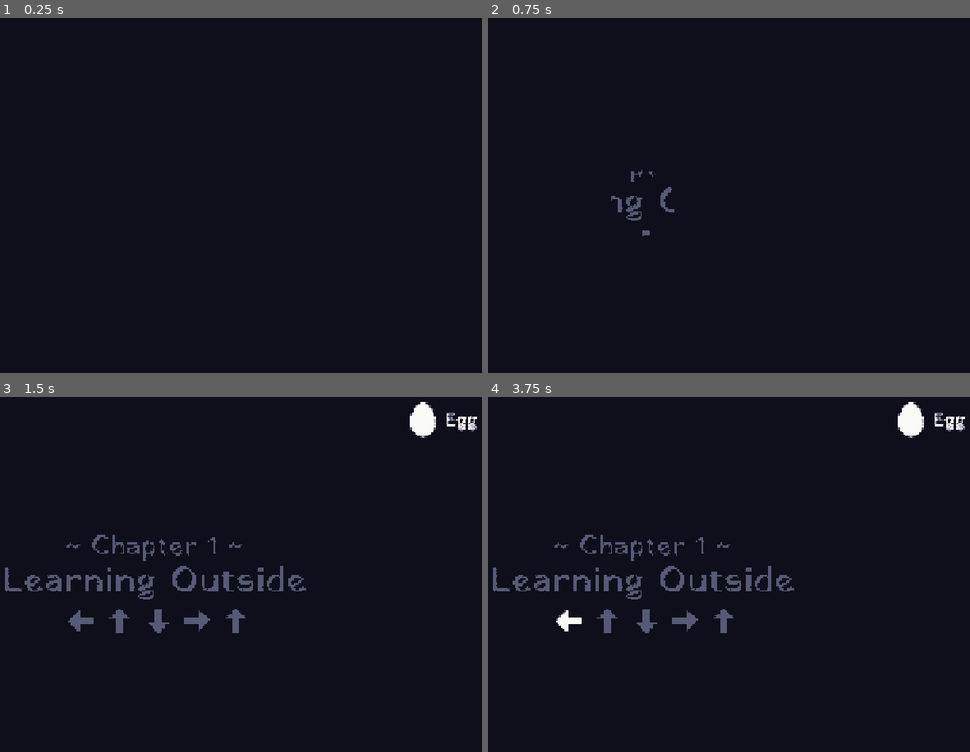
Above: before the commit, frames 1-4 (two rows, left to right).
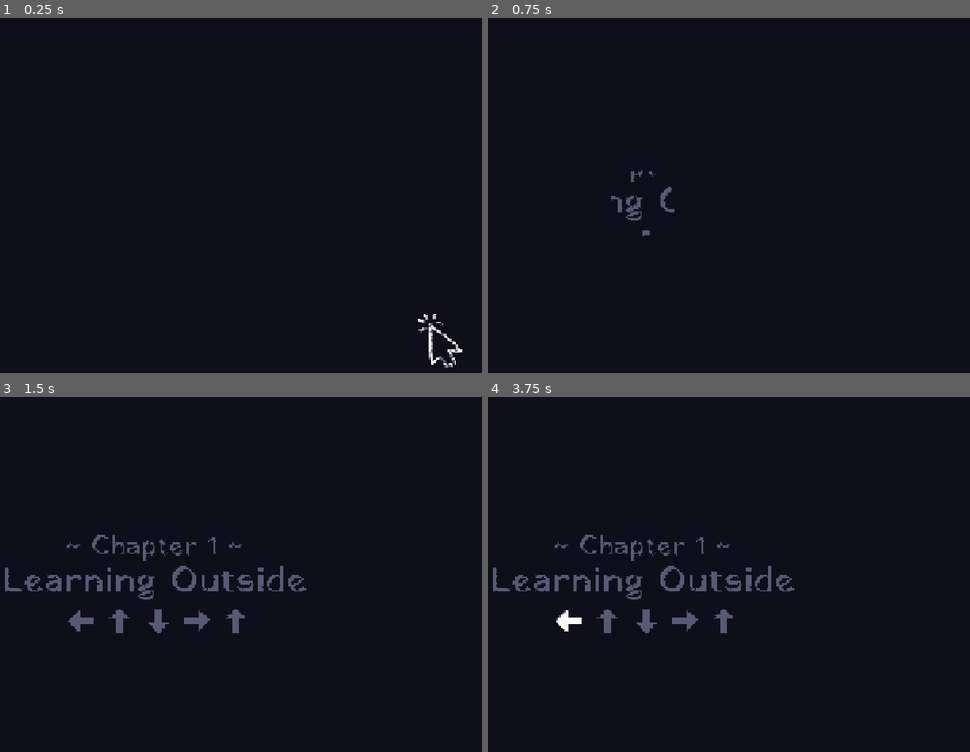
Above: after the commit, the same moments.

Repository: eumsmo/jogo-20secs
Game: Godot game, scene res://scenes/game_holder.tscn
The game is run twice, just before and just after one commit, with the same random seed, the same clock (stepped at 60 frames per second) and the same inputs.
Inputs (mouse positions are in pixels of both pictures, inside the frame that each line leads up to):
- Up to frame 1 (0.25 s): no input
- Up to frame 2 (0.75 s): tap Enter at 0.5 s; move the mouse to (786, 184) at 0.52 s; hold D (right) from 0.53 s (still down); click (786, 184) at 0.67 s
- Up to frame 3 (1.5 s): release D (right) at 1.25 s; drag from (24, 599) to (120, 656) at 1.27 s
- Up to frame 4 (3.75 s): tap Space at 2, 3.5 s; move the mouse to (704, 499) at 2.02 s; hold D (right) 2.03-2.75 s; click (704, 499) at 2.17 s; tap Enter at 2.75 s; drag from (608, 656) to (outside the picture) at 2.77 s; move the mouse to (839, 638) at 3.52 s; hold A (left) from 3.53 s (still down); click (839, 638) at 3.67 s

The runs differ from the first frame. In frame 1, 0.3% of the frame differs, in the area x 86-96%, y 83-99%; in frame 2, nothing differs; in frame 3, 0.6%, in the area x 85-99%, y 1-12%; in frame 4, 0.6%.

Commit message:
🏁 Final
Eh amigos perdi o prazo mais uma vez

Diff:
--- a/scenes/game_holder.tscn
+++ b/scenes/game_holder.tscn
@@ -25,9 +25,7 @@
 [ext_resource type="Texture2D" uid="uid://cqsgx0ii5wjbs" path="res://resources/sprites/circleish.png" id="18_yh8me"]
 [ext_resource type="Script" uid="uid://bkvypxuckxda3" path="res://scripts/ui/chapter_listing.gd" id="19_cei74"]
 [ext_resource type="Texture2D" uid="uid://b2vh4tx306dlt" path="res://resources/sprites/arrow_ui.png" id="19_j7bs0"]
-[ext_resource type="Texture2D" uid="uid://c806x075t6ufi" path="res://resources/sprites/egg.png" id="25_cgdp6"]
-[ext_resource type="Script" uid="uid://cuhii717svn2j" path="res://scripts/only_if_marker.gd" id="26_vjgx8"]
-[ext_resource type="Resource" uid="uid://dop2sdlsuhnrw" path="res://resources/progress/phase1/got_the_egg.tres" id="27_c7cwp"]
+[ext_resource type="Texture2D" uid="uid://dq82l0icg64rp" path="res://resources/sprites/click.png" id="24_cgdp6"]
 
 [sub_resource type="CanvasItemMaterial" id="CanvasItemMaterial_ljqmr"]
 blend_mode = 3
@@ -62,10 +60,6 @@
 [sub_resource type="LabelSettings" id="LabelSettings_j7bs0"]
 font = ExtResource("6_xj5ry")
 font_size = 38
-
-[sub_resource type="LabelSettings" id="LabelSettings_57qmd"]
-font = ExtResource("6_xj5ry")
-font_size = 32
 
 [sub_resource type="ShaderMaterial" id="ShaderMaterial_jdsl7"]
 shader = ExtResource("5_ljqmr")
@@ -146,7 +140,7 @@
 mouse_filter = 2
 color = Color(0, 0, 0, 1)
 
-[node name="Intro" type="Control" parent="SubViewportContainer/SubViewport" unique_id=19263796 node_paths=PackedStringArray("label", "chapter_label", "arrows_holder", "intro_blocker", "intro_fade", "game", "timer", "pattern_listener")]
+[node name="Intro" type="Control" parent="SubViewportContainer/SubViewport" unique_id=19263796 node_paths=PackedStringArray("label", "chapter_label", "arrows_holder", "intro_blocker", "intro_fade", "click_show", "game", "timer", "pattern_listener")]
 process_mode = 3
 layout_mode = 3
 anchors_preset = 15
@@ -161,6 +155,7 @@
 arrows_holder = NodePath("HBoxContainer")
 intro_blocker = NodePath("ColorRect")
 intro_fade = NodePath("../Fade/ColorRect")
+click_show = NodePath("ColorRect/TextureRect")
 game = NodePath("../Game")
 timer = NodePath("../../../GrandTimer")
 pattern_listener = NodePath("SimplePatternListener")
@@ -472,35 +467,6 @@
 expand_mode = 1
 stretch_mode = 5
 
-[node name="Egg" type="TextureRect" parent="SubViewportContainer/SubViewport/Intro" unique_id=252113229]
-layout_mode = 1
-anchors_preset = 1
-anchor_left = 1.0
-anchor_right = 1.0
-offset_left = -130.0
-offset_top = 6.0
-offset_right = -80.0
-offset_bottom = 71.0
-grow_horizontal = 0
-mouse_filter = 2
-texture = ExtResource("25_cgdp6")
-
-[node name="Label" type="Label" parent="SubViewportContainer/SubViewport/Intro/Egg" unique_id=502103544]
-layout_mode = 1
-anchors_preset = 6
-anchor_left = 1.0
-anchor_top = 0.5
-anchor_right = 1.0
-anchor_bottom = 0.5
-offset_left = 13.0
-offset_top = -21.5
-offset_right = 71.0
-offset_bottom = 26.5
-grow_horizontal = 0
-grow_vertical = 2
-text = "Egg"
-label_settings = SubResource("LabelSettings_57qmd")
-
 [node name="ColorRect" type="ColorRect" parent="SubViewportContainer/SubViewport/Intro" unique_id=1797031567]
 material = SubResource("ShaderMaterial_jdsl7")
 layout_mode = 1
@@ -517,6 +483,16 @@
 grow_vertical = 2
 color = Color(0, 0, 0, 1)
 
+[node name="TextureRect" type="TextureRect" parent="SubViewportContainer/SubViewport/Intro/ColorRect" unique_id=319273347]
+layout_mode = 0
+offset_left = 1027.0
+offset_top = 766.0
+offset_right = 1127.0
+offset_bottom = 866.0
+mouse_filter = 2
+texture = ExtResource("24_cgdp6")
+expand_mode = 1
+
 [node name="SimplePatternListener" type="Node" parent="SubViewportContainer/SubViewport/Intro" unique_id=1109038905 node_paths=PackedStringArray("clear_timer")]
 process_mode = 3
 script = ExtResource("13_8x14w")
@@ -525,11 +501,6 @@
 
 [node name="Timer" type="Timer" parent="SubViewportContainer/SubViewport/Intro/SimplePatternListener" unique_id=457169656]
 wait_time = 0.75
-
-[node name="ShowOnly" type="Node" parent="SubViewportContainer/SubViewport/Intro" unique_id=1869358431 node_paths=PackedStringArray("what")]
-script = ExtResource("26_vjgx8")
-marker = ExtResource("27_c7cwp")
-what = NodePath("../Egg")
 
 [node name="GrandTimer" type="Node" parent="." unique_id=492224829 node_paths=PackedStringArray("timer")]
 script = ExtResource("5_yatpk")
--- a/scripts/intro_manager.gd
+++ b/scripts/intro_manager.gd
@@ -7,6 +7,7 @@
 @export var arrows_holder: Control
 @export var intro_blocker: ColorRect
 @export var intro_fade: ColorRect
+@export var click_show: Control
 
 @export_group("Other Refs")
 @export var game: Game
@@ -108,6 +109,7 @@
 	if event is InputEventMouseButton:
 		if event.button_index == MouseButton.MOUSE_BUTTON_LEFT and event.is_pressed():
 			transition_circle(intro_blocker.material, false)
+			click_show.visible = false
 			intro_blocker.mouse_filter = Control.MOUSE_FILTER_IGNORE
 			pattern_listener.process_mode = Node.PROCESS_MODE_INHERIT
 
--- a/scripts/progress/progress_manager.gd
+++ b/scripts/progress/progress_manager.gd
@@ -2,7 +2,7 @@
 extends Node
 
 static var progress_markers: Array[ProgressMarker]
-static var showing_progress: bool = true
+static var showing_progress: bool = false
 
 static var unlocked_chapters: Array[LevelInfo]
 static var ordered_unlocked_chapters: Array[LevelInfo]:
Not shown, changed: export_presets.cfg
Binary file added: resources/sprites/click.png
Not shown, added: resources/sprites/click.png.import
